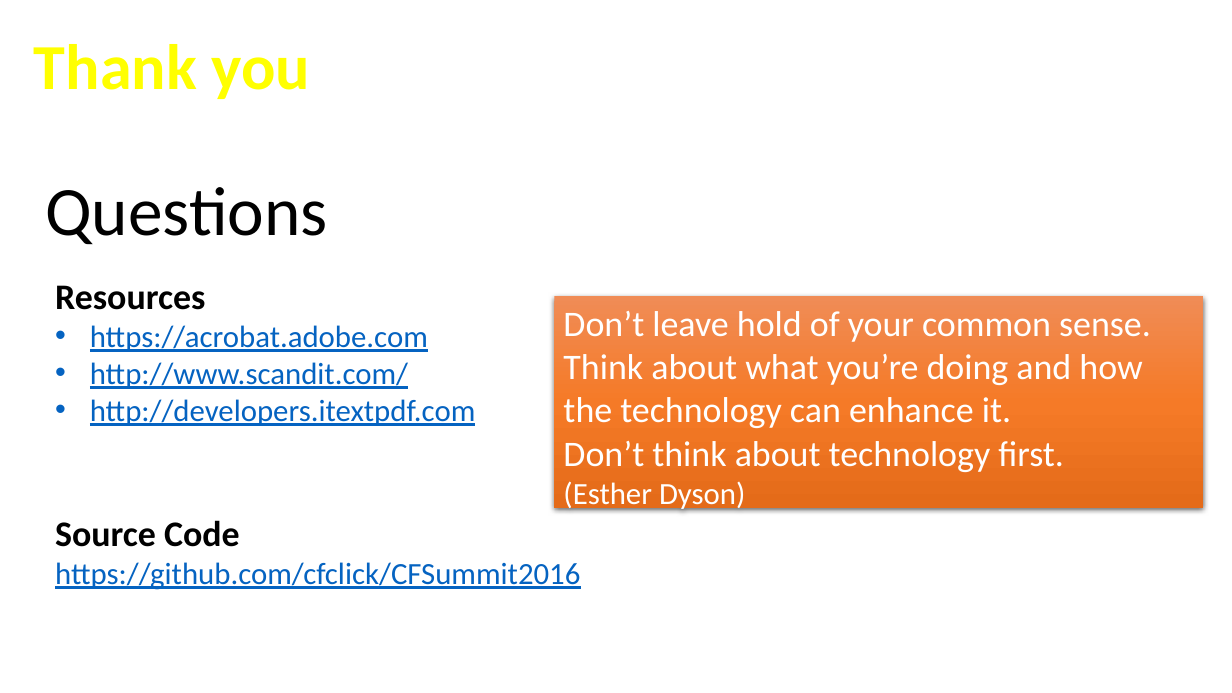
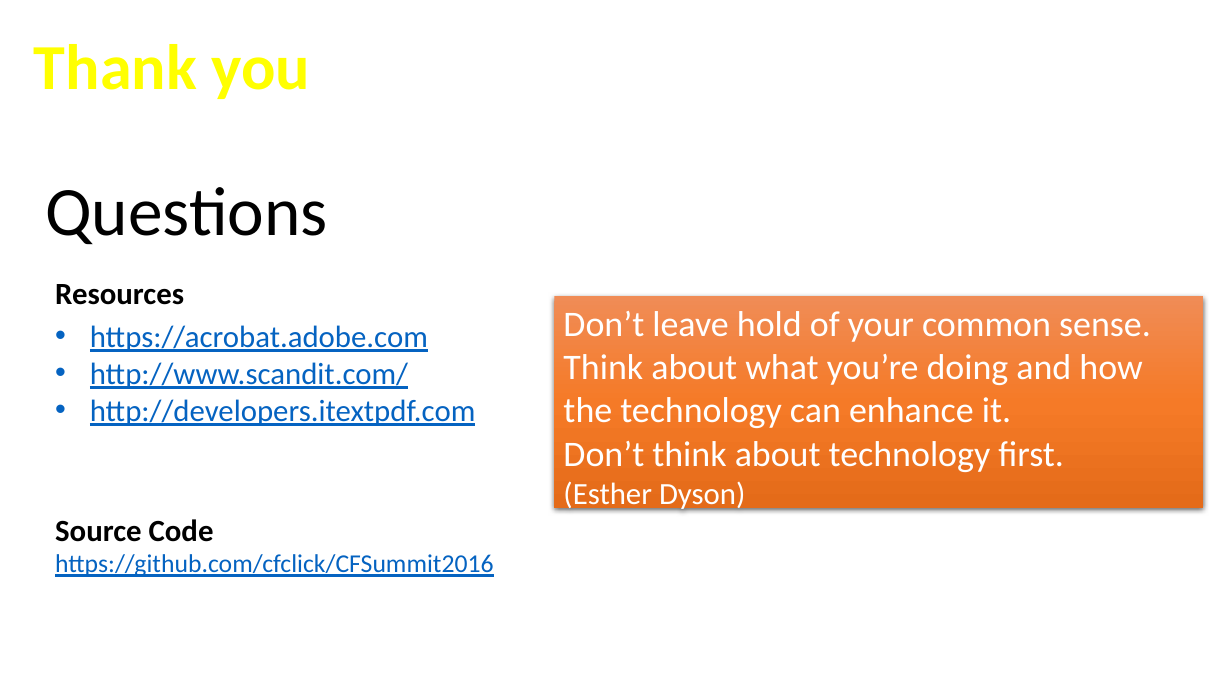
Before and after one commit to cfclick/CFSummit2016, a slide deck: slide 25 of powerpoint/SmartPDF/Don't Just PDF.pptx. Drawn at 1232x693 pixels with LibreOffice and Linux fonts; fonts in the diff are those of the drawing; background and template pictures are left out. Boxes give left, top, right and bottom in pixels: in the first picture for what was removed or moved away, otherwise in the second. Text is boxed around its words. In the diff, an @@ line names an element or a change of style, - is before the commit and + after.

Commit message:
format, font fix

```diff
--- a/powerpoint/SmartPDF/Don't Just PDF.pptx
+++ b/powerpoint/SmartPDF/Don't Just PDF.pptx
@@ text "Resources" at bbox=[55, 284, 184, 305]: size 28 to 24 pt @@
@@ text "Source Code https://github.com/cfclick/CFSummit2016" at bbox=[55, 519, 493, 577]: size 28 to 24 pt in "Source Code"; size 24 to 20 pt in "https://github.com/cfclick/CFSummit2016" @@
```
Also in this commit, not shown: 15 other slides changed.
